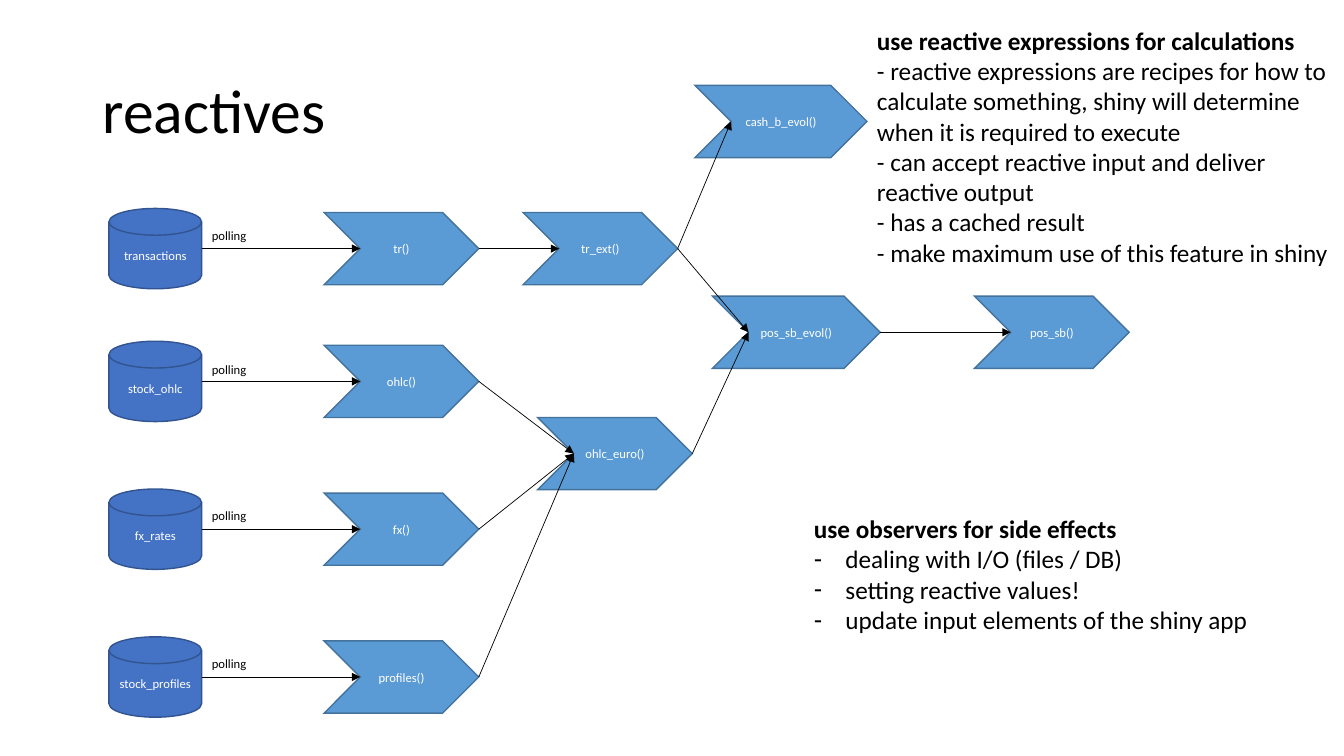
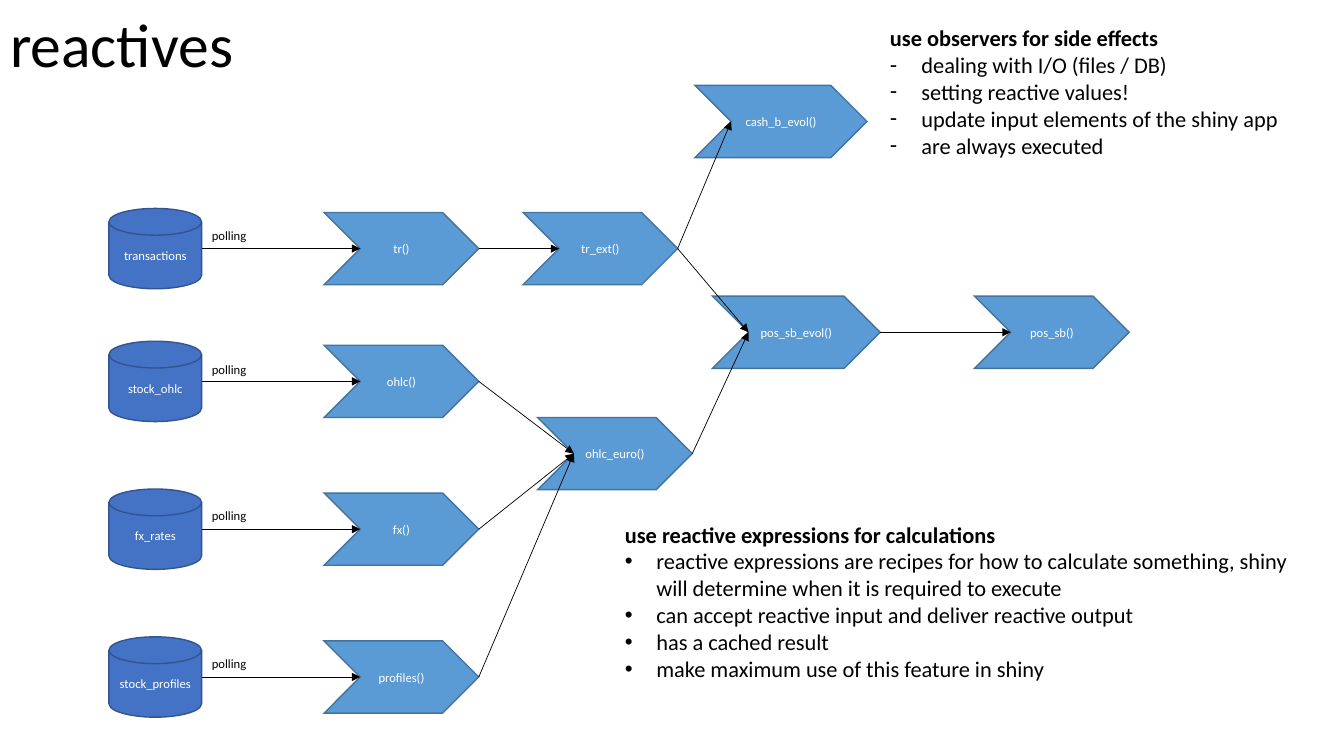
Before and after one commit to jorritvm/stocks_dashboard, a slide deck: slide 23 of doc/stock_dashboard_documentation.pptx (slide 20 before the commit). Drawn at 1344x756 pixels with LibreOffice and Linux fonts; fonts in the diff are those of the drawing. Boxes give left, top, right and bottom in pixels: in the first picture for what was removed or moved away, otherwise in the second. Text is boxed around its words. In the diff, an @@ line names an element or a change of style, - is before the commit and + after.

```diff
--- a/doc/stock_dashboard_documentation.pptx
+++ b/doc/stock_dashboard_documentation.pptx
@@ title "reactives": place and size @@
-title "reactives" at (102, 90, 325, 134)
+title "reactives" at (10, 24, 233, 68)
@@ text "use observers for side effects": place and size @@
-text "use observers for side effects" at (814, 520, 1247, 633)
+text "use observers for side effects" at (890, 30, 1277, 158)
@@ text at (890, 30, 1277, 131): size 18 to 16 pt in "use observers for side effects", "dealing with I/O (files / DB)", "setting reactive values!", "update input elements of the shiny app" @@
@@ text at (921, 138, 1103, 158): paragraph added @@
+– are always executed
@@ text "use reactive expressions for calculations": place and size @@
-text "use reactive expressions for calculations" at (877, 32, 1327, 266)
+text "use reactive expressions for calculations" at (625, 527, 1287, 681)
@@ text at (625, 527, 995, 547): size 18 to 16 pt in "use reactive expressions for calculations" @@
@@ text at (656, 553, 1287, 681): text changed; size 18 to 16 pt @@
-- reactive expressions are recipes for how to calculate something, shiny will determine when it is required to execute
-- can accept reactive input and deliver reactive output
-- has a cached result
-- make maximum use of this feature in shiny
+• reactive expressions are recipes for how to calculate something, shiny will determine when it is required to execute
+• can accept reactive input and deliver reactive output
+• has a cached result
+• make maximum use of this feature in shiny
```
Also in this commit, not shown: 2 other slides changed, 4 slides added, 1 slide removed, 7 other files.
